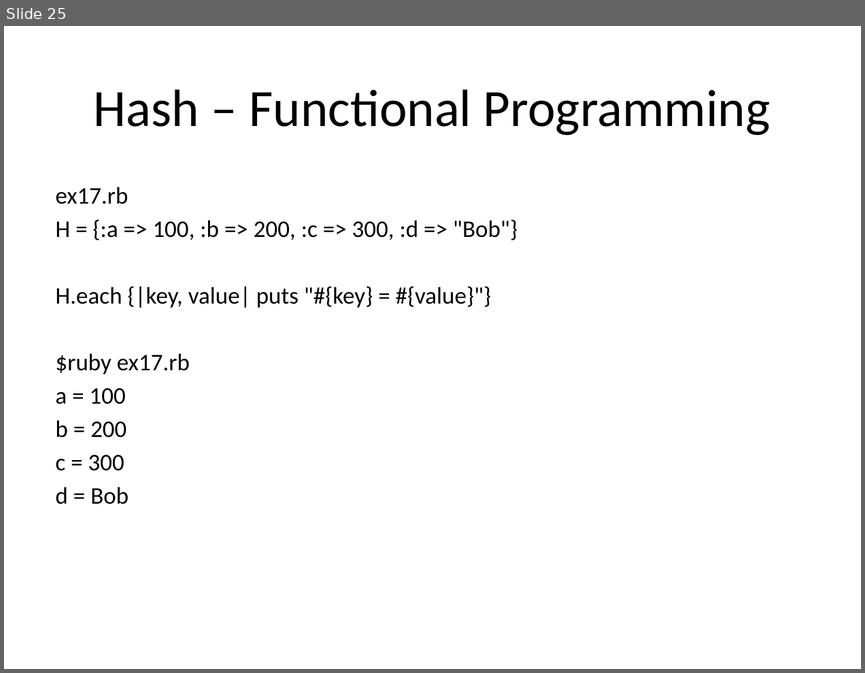
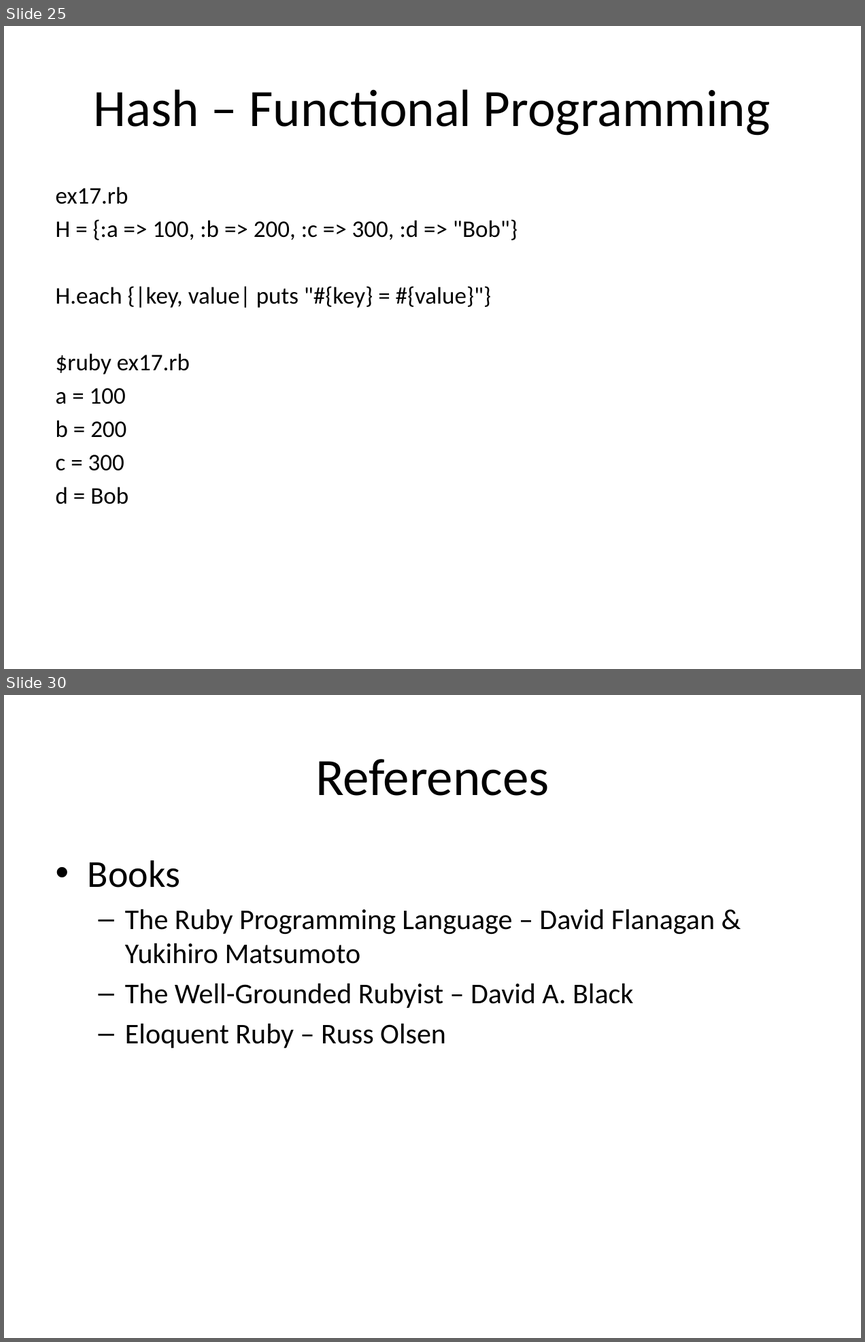
Before and after one commit to EmeraldCityProgrammingGroup/presentations-2014, a slide deck: RubyBasics.pptx. Shown one above the other, each under a label of ours: slide 25 before the commit, slides 25 and 30 after it; the slides between them are not shown. The pictures are 865x673 and 865x1342 pixels, drawn with LibreOffice and Linux fonts; fonts in the diff are those of the drawing. Boxes give left, top, right and bottom in pixels: in the first picture for what was removed or moved away, otherwise in the second. Text is boxed around its words. In the diff, an @@ line names an element or a change of style, - is before the commit and + after.

```diff
--- a/RubyBasics.pptx
+++ b/RubyBasics.pptx
@@ slide 30 added at (4, 695, 861, 1338), background #FFFFFF @@
@@ title added at (315, 759, 549, 796), 44 pt, text #000000 @@
+References
@@ text added at (88, 860, 715, 1048), 24 pt, text #000000 @@
+• Books
+  – The Ruby Programming Language – David Flanagan & Yukihiro Matsumoto
+  – The Well-Grounded Rubyist – David A. Black
+  – Eloquent Ruby – Russ Olsen
```
Also in this commit, not shown: 15 slides changed, 1 other slide added.
